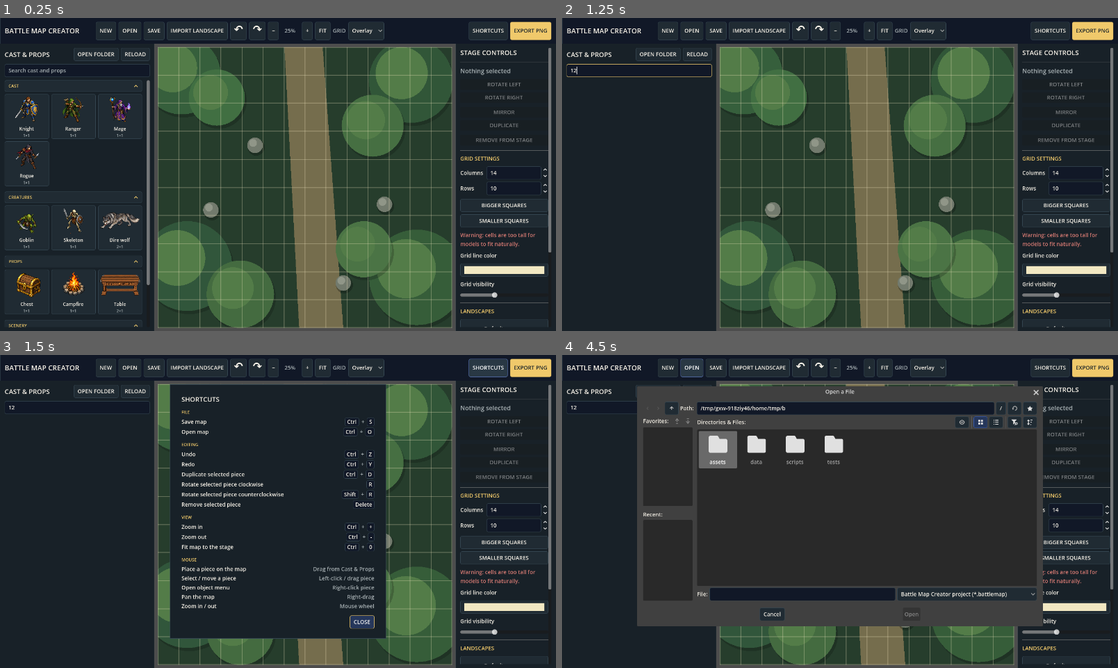
Above: before the commit, frames 1-4 (two rows, left to right).
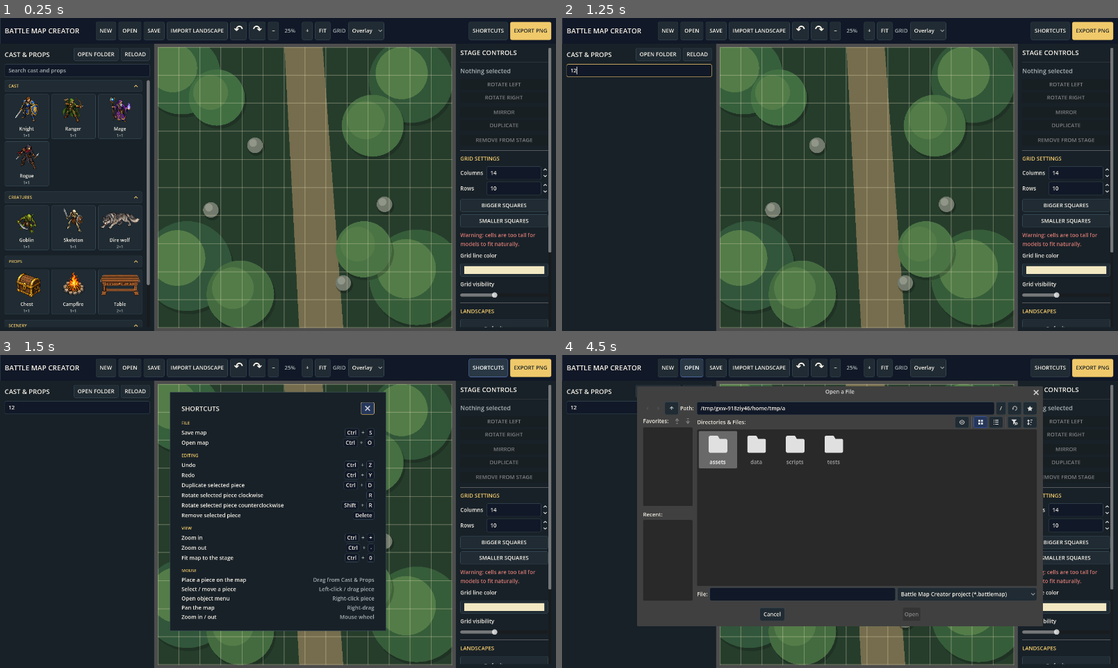
Above: after the commit, the same moments.

Repository: mcuche/map-creator
Game: Godot game, scene res://main.tscn
The game is run twice, just before and just after one commit, with the same random seed, the same clock (stepped at 60 frames per second) and the same inputs.
Inputs (mouse positions are in pixels of both pictures, inside the frame that each line leads up to):
- Up to frame 1 (0.25 s): no input
- Up to frame 2 (1.25 s): click (639, 71) at 0.52 s; type "12" at 0.6 s
- Up to frame 3 (1.5 s): click "SHORTCUTS" at 1.25 s
- Up to frame 4 (4.5 s): click "NEW" at 2 s; click "NEW" at 2.75 s; click "DISCARD AND START NEW" at 3.5 s; click "OPEN" at 4.25 s

Frames 1-2 are identical in both runs. In frame 3, 5.1% of the frame differs, in the area x 30-70%, y 9-91%; in frame 4, less than 0.1%.

Commit message:
Clear selection on empty-space right-click and update shortcuts close button
Preserve selection during right-drag panning, add regression coverage,
and document the shortcuts dialog’s top-right close button.

Diff:
--- a/scripts/main.gd
+++ b/scripts/main.gd
@@ -379,7 +379,14 @@
 	var content := VBoxContainer.new()
 	content.add_theme_constant_override("separation", 14)
 	margin.add_child(content)
-	content.add_child(_section_title("SHORTCUTS"))
+	var header := HBoxContainer.new()
+	content.add_child(header)
+	var title := _section_title("SHORTCUTS")
+	title.size_flags_horizontal = Control.SIZE_EXPAND_FILL
+	header.add_child(title)
+	shortcuts_close_button = _add_button(header, "", shortcuts_dialog.hide, "Close shortcuts (Escape)")
+	shortcuts_close_button.icon = get_theme_icon("close", "Window")
+	shortcuts_close_button.custom_minimum_size = Vector2(32, 32)
 	_add_shortcut_group(content, "FILE", [
 		["Save map", ["Ctrl", "S"]],
 		["Open map", ["Ctrl", "O"]]
@@ -404,8 +411,6 @@
 		["Pan the map", "Right-drag"],
 		["Zoom in / out", "Mouse wheel"]
 	])
-	shortcuts_close_button = _add_button(content, "CLOSE", shortcuts_dialog.hide, "Return to the map (Escape)")
-	shortcuts_close_button.size_flags_horizontal = Control.SIZE_SHRINK_END
 	var escape_key := InputEventKey.new()
 	escape_key.keycode = KEY_ESCAPE
 	shortcuts_close_button.shortcut = Shortcut.new()
--- a/scripts/map_canvas.gd
+++ b/scripts/map_canvas.gd
@@ -280,9 +280,9 @@
 
 func _open_object_context_menu(local_position: Vector2) -> void:
 	var cell := _local_to_cell(local_position)
+	select_at(cell)
 	if not _editor.has_piece_at(cell):
 		return
-	select_at(cell)
 	context_menu.position = Vector2i(get_screen_position() + local_position)
 	context_menu.size = CONTEXT_MENU_SIZE
 	context_menu.popup()
--- a/tests/test_occupancy.gd
+++ b/tests/test_occupancy.gd
@@ -164,10 +164,23 @@
 	press.position = _cell_pointer(canvas, Vector2i.ZERO)
 	press.pressed = true
 	canvas._gui_input(press)
+	var motion := InputEventMouseMotion.new()
+	motion.relative = Vector2(20, 0)
+	motion.position = press.position + motion.relative
+	canvas._gui_input(motion)
 	press.pressed = false
 	canvas._gui_input(press)
 	if canvas.stage_view() != retained or canvas.context_menu.visible or counts != {"selection": 0, "state": 0}:
-		_fail("Right-clicking empty space changed selection or opened the object menu")
+		_fail("Right-dragging empty space changed selection or opened the object menu")
+		return false
+	press.pressed = true
+	canvas._gui_input(press)
+	press.pressed = false
+	canvas._gui_input(press)
+	if canvas.get_selected_piece() != null or canvas.context_menu.visible or counts != {"selection": 1, "state": 0} \
+			or canvas.stage_view()["pieces"] != retained["pieces"] \
+			or canvas.can_undo() != retained["can_undo"] or canvas.can_redo() != retained["can_redo"]:
+		_fail("Right-clicking empty space did not clear selection without editing pieces or opening the object menu")
 		return false
 	# The second occupied cell of a table must still select it and open its menu.
 	press.position = _cell_pointer(canvas, Vector2i(3, 2))
@@ -176,7 +189,7 @@
 	press.pressed = false
 	canvas._gui_input(press)
 	if canvas.get_selected_piece() == null or canvas.get_selected_piece()["entry"]["id"] != "table" \
-			or not canvas.context_menu.visible or counts != {"selection": 1, "state": 0}:
+			or not canvas.context_menu.visible or counts != {"selection": 2, "state": 0}:
 		_fail("Right-clicking a piece did not select it and open its menu once")
 		return false
 	canvas.context_menu.hide()
@@ -186,7 +199,7 @@
 	canvas._gui_input(press)
 	press.pressed = false
 	canvas._gui_input(press)
-	if canvas.get_selected_piece() != null or counts != {"selection": 2, "state": 0} \
+	if canvas.get_selected_piece() != null or counts != {"selection": 3, "state": 0} \
 			or canvas.stage_view()["pieces"] != retained["pieces"]:
 		_fail("Left-clicking empty space did not clear selection without editing pieces")
 		return false
Not shown, changed: DESIGN.md
Not shown, changed: README.md
